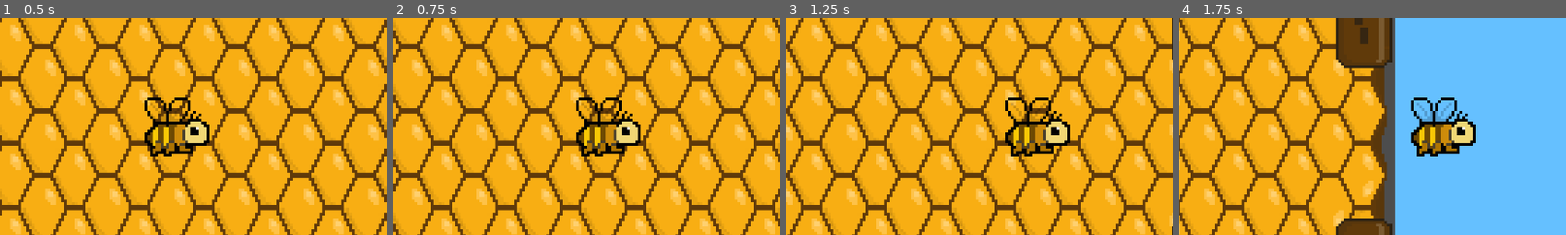
Above: before the commit, frames 1-4 (left to right).
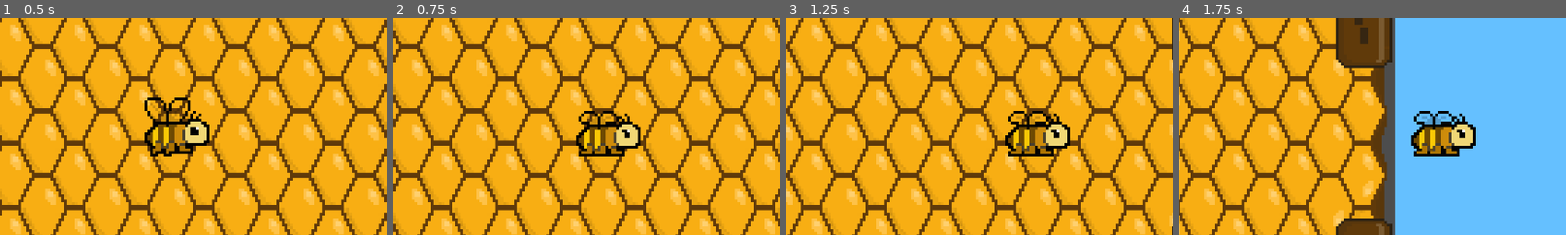
Above: after the commit, the same moments.

Repository: acevezl/bee-game
Game: Godot game, scene res://scenes/game.tscn
Two runs of this game, one before a commit and one after it. Both use one fixed random seed, a clock stepped at 60 frames per second and the inputs below.
Inputs:
- Up to frame 1 (0.5 s): no input
- Up to frame 2 (0.75 s): tap Enter (ui_accept) at 0.5 s; hold Right (ui_right) from 0.53 s (still down)
- Up to frame 3 (1.25 s): keep holding Right (ui_right); tap Enter (ui_accept) at 0.77 s
- Up to frame 4 (1.75 s): keep holding Right (ui_right); tap Enter (ui_accept) at 1.52 s
The pictures show only the part of the screen within x 27-77%, y 27-77%; the shares and areas given below are measured in that part.

Frame 1 is identical in both runs. In frame 2, 1.8% of the frame differs, in the area x 47-65%, y 36-64%; in frame 3, 1.9%, in the area x 56-74%, y 36-64%; in frame 4, 1.9%.

Commit message:
Added tilesets for moth, hornet, dragonfly, and fly

Diff:
--- a/scenes/player.tscn
+++ b/scenes/player.tscn
@@ -82,7 +82,7 @@
 sprite_frames = SubResource("SpriteFrames_tuyoq")
 animation = &"fly"
 autoplay = "idle"
-frame_progress = 0.639181
+frame_progress = 0.740609
 
 [node name="CollisionShape2D" type="CollisionShape2D" parent="."]
 position = Vector2(0, 1)
--- a/scripts/player.gd
+++ b/scripts/player.gd
@@ -16,7 +16,7 @@
 var moving : bool = false;
 var idling : bool = true;
 
-# Bee direction: 1 - Forward, -1 Backwards
+# Bee direction: 1 - Forward, -1 Backwards, 0 Idle
 var bee_direction = 1;
 
 func _ready():
@@ -26,40 +26,50 @@
 	moving = false
 	idling = true
 
-# Method to ge the input played (left, right, top, down)
-# Pulled it out of the _physics_process, in case I need it in other places (tho unlikely ATM)
-func get_input():
-	# Returns an x,y direction
+func _physics_process(delta):
+
+	# Get Input Direction - Returns an x,y direction
 	var input_direction = Input.get_vector("ui_left", "ui_right", "ui_up", "ui_down")
+
 	# Normalize with speed constant
 	velocity = input_direction * SPEED
 
-func _physics_process(delta):
-	get_input()
 	move_and_slide()
 
-	# Calculate tilt based on vertical movement
+	# Determine if the bee is moving forward (1) or backwards (-1), or idling (0)
+	bee_direction = Input.get_axis("ui_left", "ui_right")
+
+	# Flip horizontally when moving left/right (i.e., look forwards vs backwards)
+	if bee_direction == 1:
+		bee_sprite.flip_h = false
+	if bee_direction == -1:
+		bee_sprite.flip_h = true # flipped
+
+
+	# Animate Idle vs "Run" (i.e., Fly)
+	if abs(velocity.x) > 0:
+		# Bee is moving left or right, animate flight
+		bee_sprite.play("fly")
+	else:
+		# Bee is idle, do not animate
+		bee_sprite.play("idle")
+
+	# Tilt the bee up and down
 	# If bee flies up, then tilt up, if bee flies down, then tilt down
-	#var target_tilt_rad := 0.0
+	var target_tilt_rad : float = 0.0
 	var v = clamp(velocity.y / SPEED, -1.0, 1.0)
-	# Flip horizontally when moving left/right (i.e., look forwards vs backwards)
-	if velocity.x == -SPEED:
-		bee_sprite.flip_h = true
-		bee_direction = -1
-	if velocity.x == SPEED:
-		bee_sprite.flip_h = false
-		bee_direction = 1
-
-	var target_tilt_rad = deg_to_rad(MAX_TILT_DEGREES) * v * bee_direction
-
+	target_tilt_rad = deg_to_rad(MAX_TILT_DEGREES) * v * bee_direction
 	bee_sprite.rotation = lerp_angle(
 		bee_sprite.rotation,
 		target_tilt_rad,
 		clamp(TILT_SMOOTH * delta, 0.0, 1.0)
 	)
-
 	# Snap to whole pixels for crisp pixel art
 	position = position.round()
+
+
+
+
 
 	# Default Godot code below, to be deleted
 	# Add the gravity.
Binary file added: assets/Dragonfly.png
Binary file added: assets/Fly.png
Binary file added: assets/Hornet.png
Binary file added: assets/Moth.png
Not shown, added: .DS_Store
